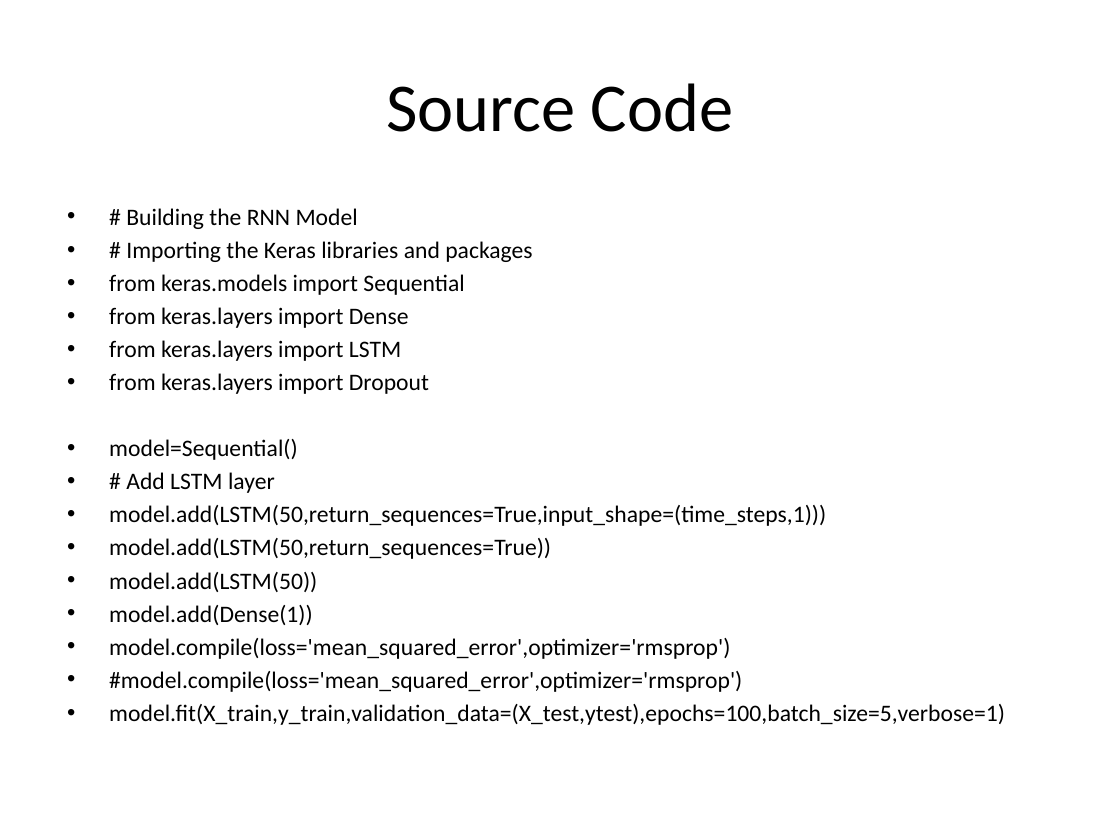
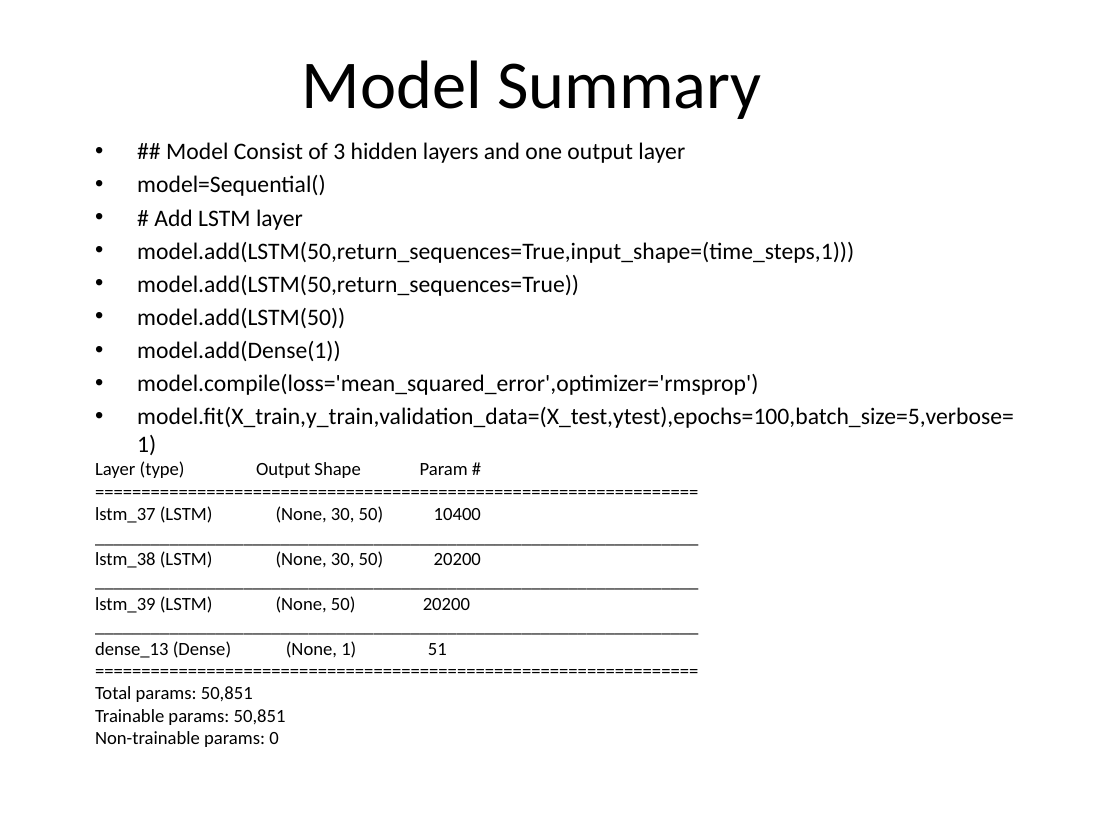
Before and after one commit to ziadmohd/NYCYellowTaxi, a slide deck: slide 11 of Impact of COVID-10 on NYC Taxi Industries.pptx. Drawn at 1120x840 pixels with LibreOffice and Linux fonts; fonts in the diff are those of the drawing. Boxes give left, top, right and bottom in pixels: in the first picture for what was removed or moved away, otherwise in the second. Text is boxed around its words. In the diff, an @@ line names an element or a change of style, - is before the commit and + after.

```diff
--- a/Impact of COVID-10 on NYC Taxi Industries.pptx
+++ b/Impact of COVID-10 on NYC Taxi Industries.pptx
@@ title at (302, 60, 761, 119): text changed @@
-Source Code
+Model Summary
@@ text "## Model Consist of 3 ...": place and size @@
-text "## Model Consist of 3 ..." at (109, 208, 1005, 725)
+text "## Model Consist of 3 ..." at (137, 142, 1014, 455)
@@ text at (166, 142, 685, 163): text changed @@
-• # Building the RNN Model
-• # Importing the Keras libraries and packages
-• from keras.models import Sequential
-• from keras.layers import Dense
-• from keras.layers import LSTM
-• from keras.layers import Dropout
+• ## Model Consist of 3 hidden layers and one output layer
@@ text added at (95, 461, 481, 747), 12 pt, text #000000 @@
+Layer (type) Output Shape Param #
+=================================================================
+lstm_37 (LSTM) (None, 30, 50) 10400
+_________________________________________________________________
+lstm_38 (LSTM) (None, 30, 50) 20200
+_________________________________________________________________
+lstm_39 (LSTM) (None, 50) 20200
+_________________________________________________________________
+dense_13 (Dense) (None, 1) 51
+=================================================================
+Total params: 50,851
+Trainable params: 50,851
+Non-trainable params: 0
@@ text at (109, 671, 742, 692): paragraph removed @@
-• #model.compile(loss='mean_squared_error',optimizer='rmsprop')
```
Also in this commit, not shown: 2 other slides changed.
